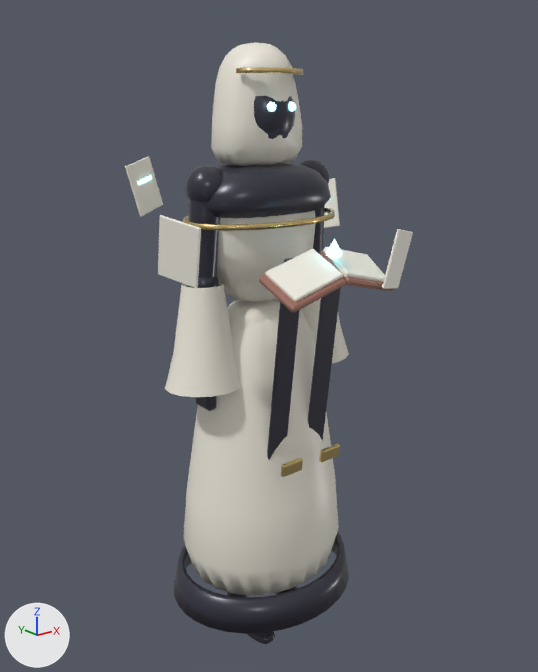
The FBX model assets/export/enemies/sky_citadel/ArchiveScribe.fbx, before and after one commit.
Both versions are drawn from a 50 mm camera at (33.539, -1.865, 1.901) aimed at (35.028, -0.003, 1.156). The axes (+X, +Y, +Z) are drawn at lower left. The lights are the same throughout. The picture after the commit comes second.

Names of what the first picture shows: 'ArchiveScribe_Body', 'ArchiveScribe_BodyGlow'.
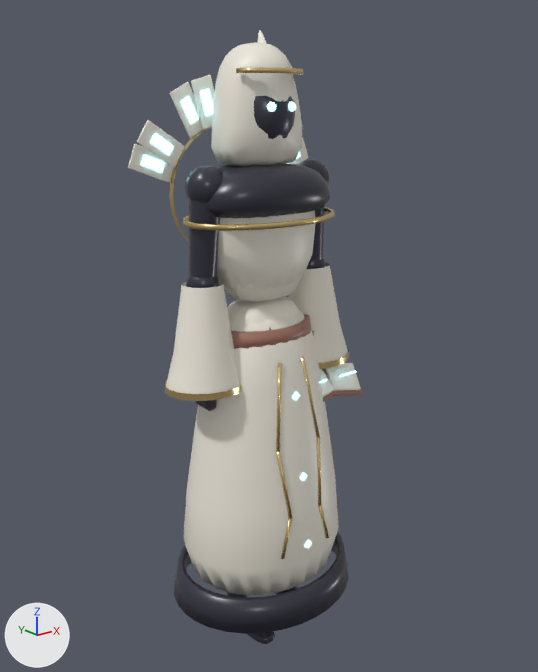
Location of each change, (x1, y1, x2, y2) in pixels of the pictures (538 x 672 px; the box of a moved part takes in the faces that stretch with it):
'ArchiveScribe_Body', reshaped (18% narrower): before (125, 42, 413, 644); after (128, 30, 363, 644)
'ArchiveScribe_BodyGlow', reshaped: before (138, 102, 342, 260); after (141, 89, 357, 548)
part 1 of me_archivescribe_bodyglow, deleted: before (138, 176, 152, 185)
part 2 of me_archivescribe_bodyglow, deleted: before (326, 239, 342, 260)
part 3 of me_archivescribe_bodyglow, added: after (141, 89, 300, 173)
part 4 of me_archivescribe_bodyglow, added: after (292, 370, 357, 400)
part 5 of me_archivescribe_body, moved or reshaped (not visible afterwards): before (382, 229, 413, 289)
part 6 of me_archivescribe_body, deleted: before (125, 156, 163, 216)
part 7 of me_archivescribe_body, deleted: before (319, 444, 340, 462)
part 8 of me_archivescribe_body, deleted: before (324, 178, 340, 228)
part 9 of me_archivescribe_body, deleted: before (281, 458, 303, 477)
part 10 of me_archivescribe_body, deleted: before (158, 215, 201, 288)
part 11 of me_archivescribe_body, reshaped: before (259, 247, 394, 460); after (128, 30, 363, 559)

The edits, one by one:
me_archivescribe_bodyglow is used by ob_archivescribe_bodyglow; location (35.0, 0.0, 0.08).
me_archivescribe_bodyglow had 186 vertices, 208 faces and spanned x -0.439..0.439, y -0.439..0.439, z 1.389..1.823.
me_archivescribe_bodyglow now has 310 vertices, 340 faces and spans x -0.314..0.317, y -0.256..0.192, z 0.394..1.862.
me_archivescribe_bodyglow part 1: the loose piece of 24 vertices spanning x -0.214..-0.141, y 0.4..0.439, z 1.555..1.582 is deleted.
me_archivescribe_bodyglow part 2: the loose piece of 6 vertices spanning x -0.032..0.032, y -0.368..-0.303, z 1.391..1.452 is deleted.
me_archivescribe_bodyglow part 3: 192 vertices added at x -0.314..0.314, y 0.176..0.192, z 1.613..1.862.
me_archivescribe_bodyglow part 4: 22 vertices added at x -0.017..0.317, y -0.185..-0.126, z 0.904..0.938.
Other edits to the shape of me_archivescribe_bodyglow do not show in these pictures.
me_archivescribe_body is used by ob_archivescribe_body; location (35.0, 0.0, 0.08).
me_archivescribe_body had 3752 vertices, 3734 faces and spanned x -0.45..0.45, y -0.45..0.45, z 0.01..1.99.
me_archivescribe_body now has 4600 vertices, 4424 faces and spans x -0.36..0.37, y -0.29..0.29, z 0.01..2.04.
me_archivescribe_body part 5: the loose piece of 24 vertices spanning x 0.1..0.26, y -0.45..-0.39, z 1.29..1.48 is scaled about its middle by (0.65, 0.00788, 0.868), then moved by (-0.1, 0.61, 0.44).
me_archivescribe_body part 6: the loose piece of 24 vertices spanning x -0.26..-0.1, y 0.39..0.45, z 1.45..1.65 is deleted.
me_archivescribe_body part 7: the loose piece of 24 vertices spanning x 0.04..0.12, y -0.26..-0.24, z 0.7..0.75 is deleted.
me_archivescribe_body part 8: the loose piece of 24 vertices spanning x 0.39..0.45, y 0.1..0.26, z 1.37..1.56 is deleted.
me_archivescribe_body part 9: the loose piece of 24 vertices spanning x -0.12..-0.04, y -0.26..-0.24, z 0.7..0.75 is deleted.
me_archivescribe_body part 10: the loose piece of 24 vertices spanning x -0.45..-0.39, y -0.26..-0.1, z 1.34..1.54 is deleted.
me_archivescribe_body part 11: 96 vertices moved from x -0.22..0.22, y -0.39..-0.26, z 1.28..1.42 to x 0.05..0.37, y -0.14..-0.06, z 0.82..0.96; 48 vertices removed from x -0.12..0.12, y -0.26..-0.17, z 0.73..1.4; 734 vertices added at x -0.36..0.36, y -0.24..0.2, z 0.39..2.04.
Other edits to the shape of me_archivescribe_body do not show in these pictures.
